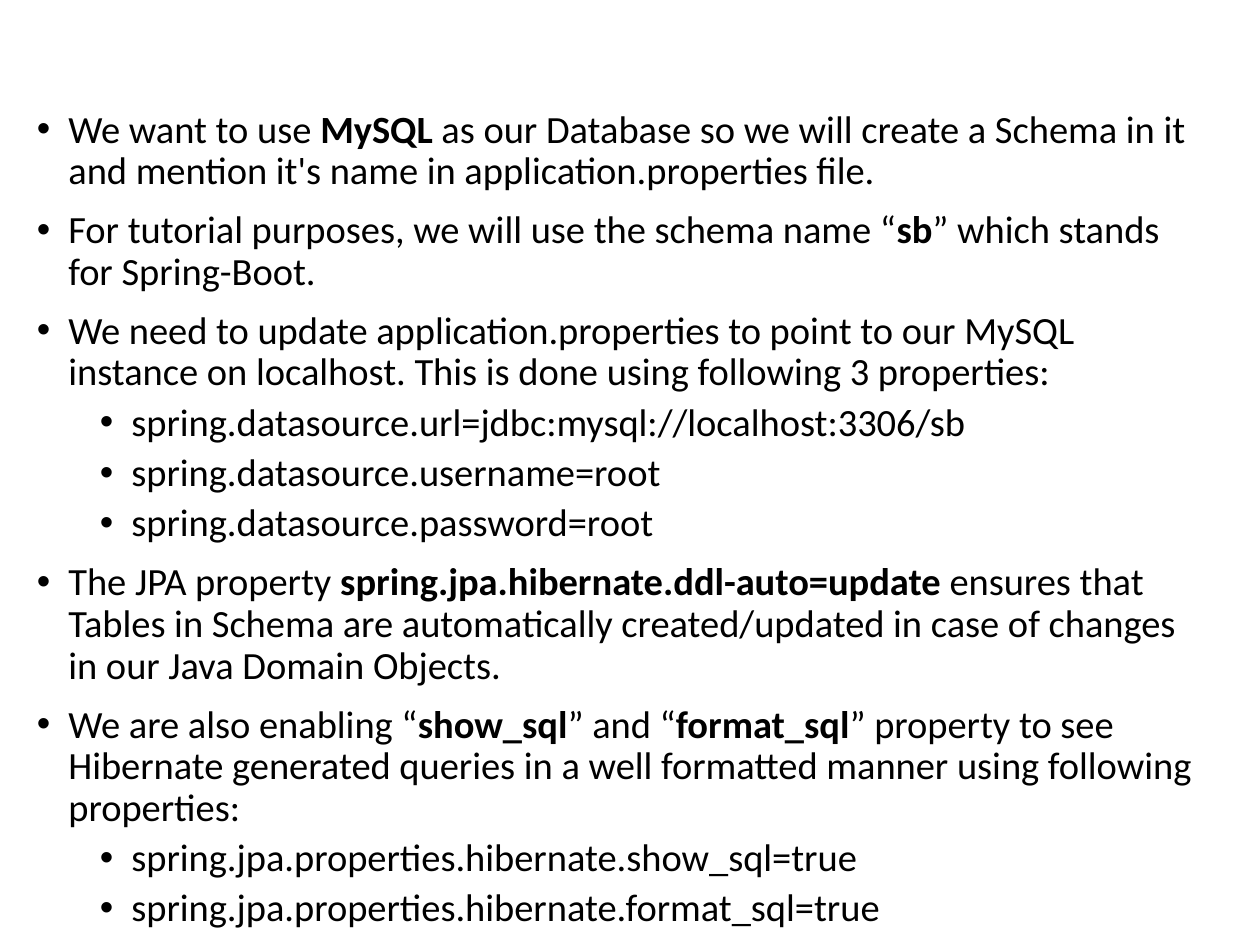
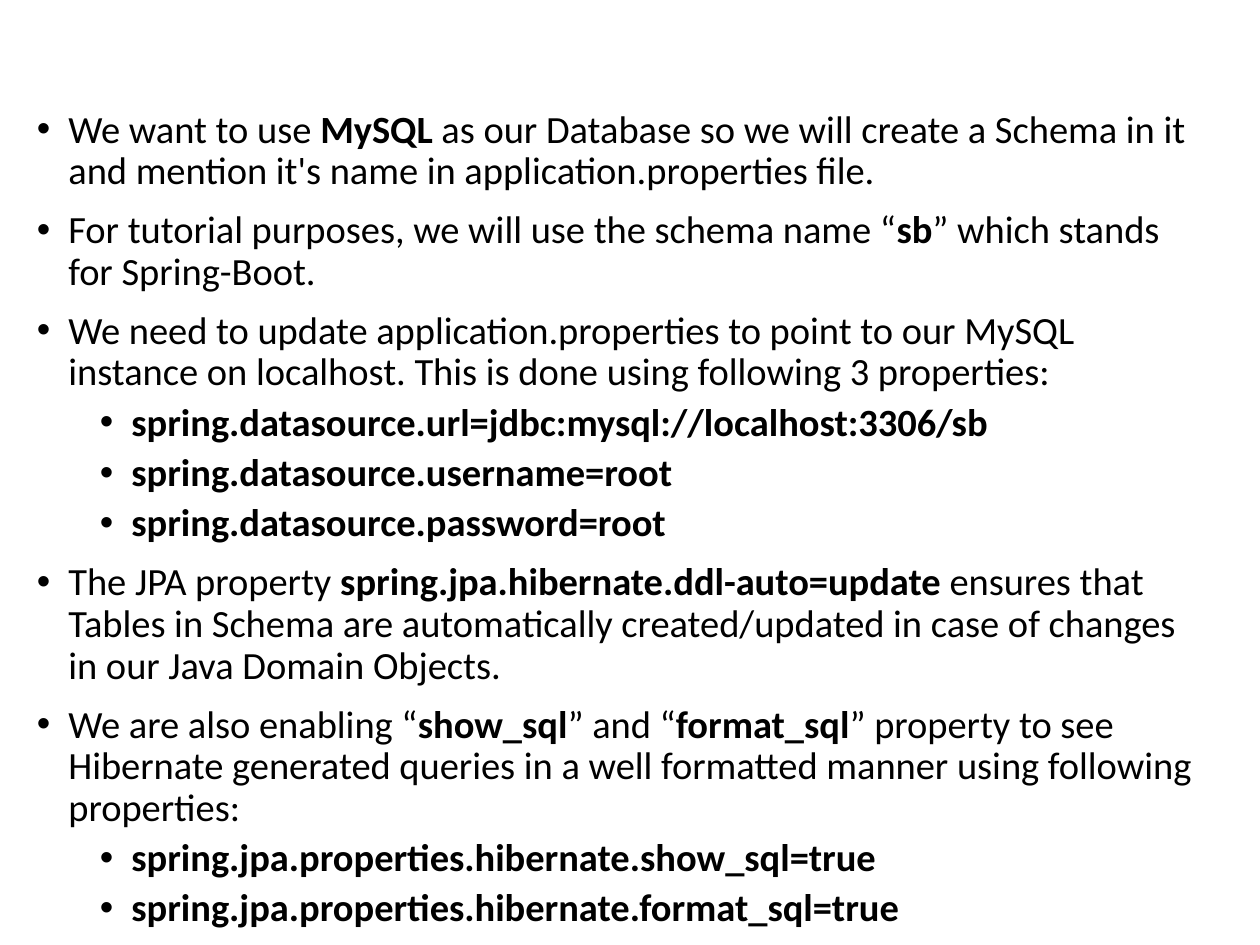
Before and after one commit to vishalrangras/spring-boot-sample, a slide deck: slide 43 of Developing with Spring Boot.pptx (slide 37 before the commit). Drawn at 1260x945 pixels with LibreOffice and Linux fonts; fonts in the diff are those of the drawing; background and template pictures are left out. Boxes give left, top, right and bottom in pixels: in the first picture for what was removed or moved away, otherwise in the second. Text is boxed around its words. In the diff, an @@ line names an element or a change of style, - is before the commit and + after.

```diff
--- a/Developing with Spring Boot.pptx
+++ b/Developing with Spring Boot.pptx
@@ text at (x1=131, y1=409, x2=987, y2=928): bold on in "spring.datasource.url=jdbc:mysql://localhost:3306/sb", "spring.datasource.username=root", "spring.datasource.password=root", "spring.jpa.properties.hibernate.show_sql=true" and 1 more places @@
```
Also in this commit, not shown: 21 other slides changed, 19 slides added.
